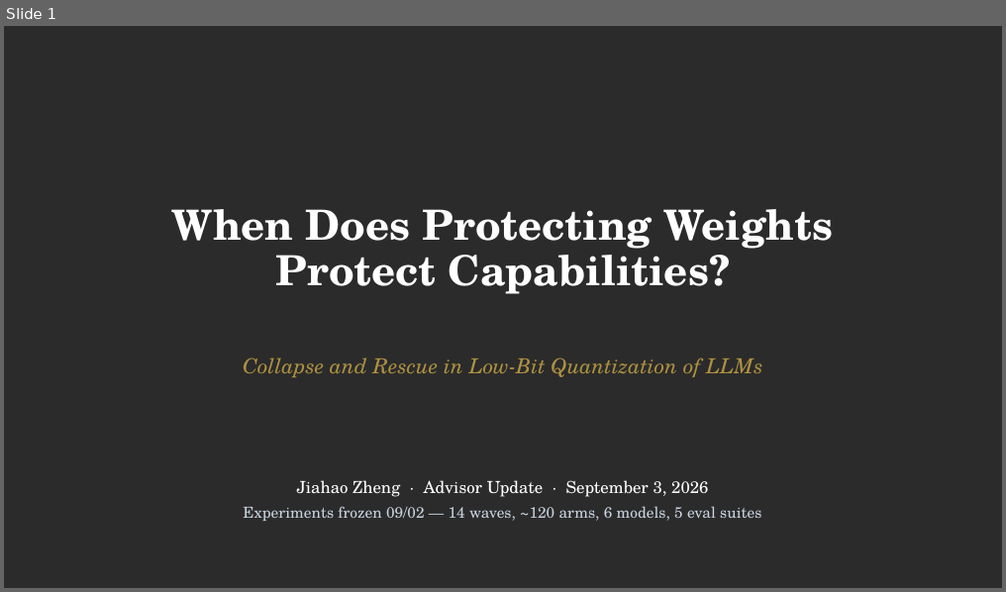
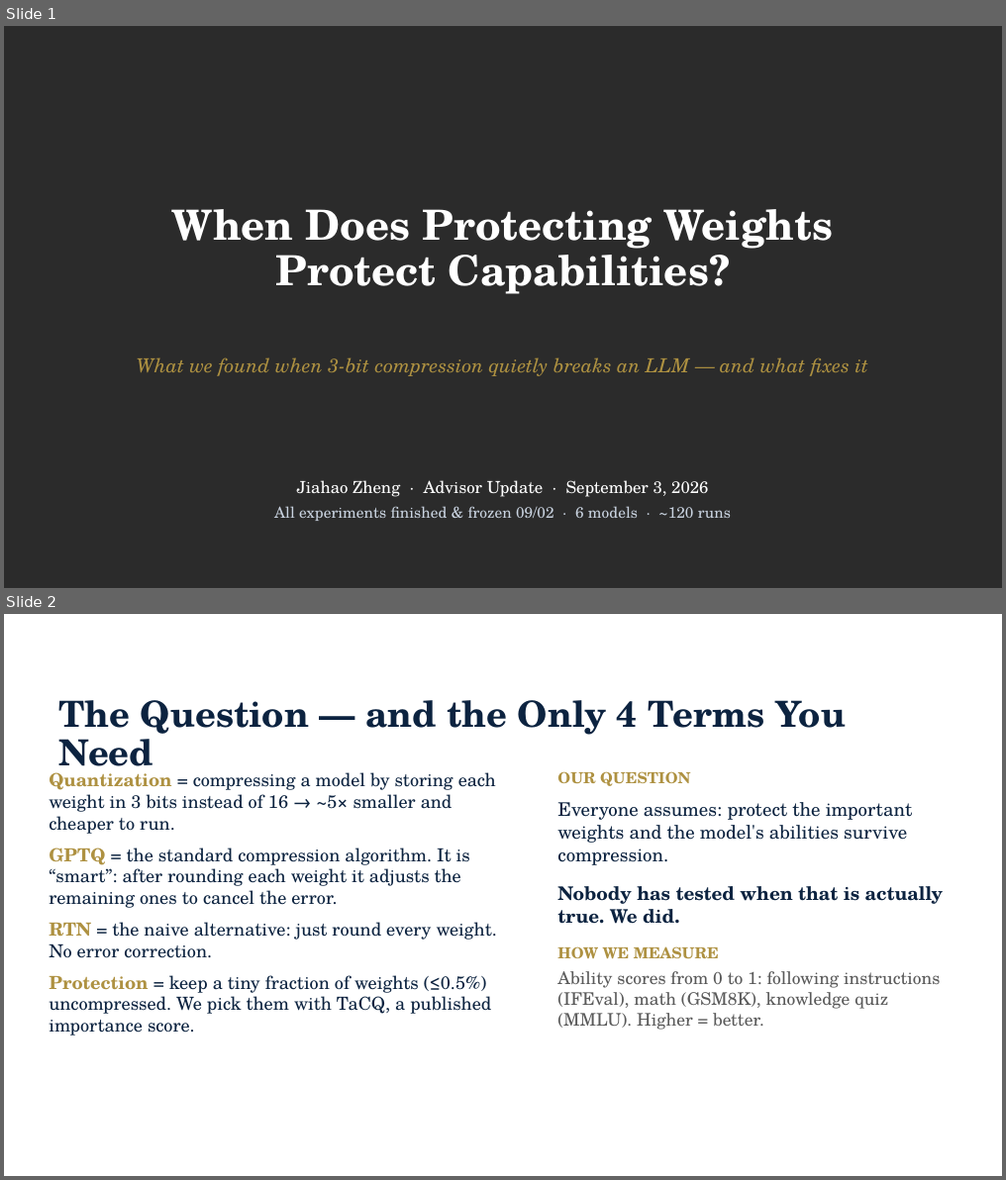
Before and after one commit to JiahaoZheng24/Instruction-Following-Attention-Head-Sensitive, a slide deck: paper/IFH_advisor_update_2026-09-03.pptx. Shown one above the other, each under a label of ours: slide 1 before the commit, slides 1 and 2 after it. The pictures are 1006x592 and 1006x1180 pixels, drawn with LibreOffice and Linux fonts; fonts in the diff are those of the drawing; background and template pictures are left out; a plain dark background stands for a picture behind light text. Boxes give left, top, right and bottom in pixels: in the first picture for what was removed or moved away, otherwise in the second. Text is boxed around its words. In the diff, an @@ line names an element or a change of style, - is before the commit and + after.

```diff
--- a/paper/IFH_advisor_update_2026-09-03.pptx
+++ b/paper/IFH_advisor_update_2026-09-03.pptx
@@ slide 2 added at (x1=4, y1=614, x2=1002, y2=1176), background picture (left out) @@
@@ subtitle added at (x1=46, y1=629, x2=457, y2=671), 11 pt, text #FFFFFF, bold @@
+BACKGROUND
@@ title added at (x1=58, y1=700, x2=846, y2=778), 26 pt, text #0C2340, bold @@
+The Question — and the Only 4 Terms You Need
@@ text added at (x1=49, y1=772, x2=497, y2=1036), 13 pt, text #0C2340 @@
+Quantization = compressing a model by storing each weight in 3 bits instead of 16 → ~5× smaller and cheaper to run.
+GPTQ = the standard compression algorithm. It is “smart”: after rounding each weight it adjusts the remaining ones to cancel the error.
+RTN = the naive alternative: just round every weight. No error correction.
+Protection = keep a tiny fraction of weights (≤0.5%) uncompressed. We pick them with TaCQ, a published importance score.
@@ text added at (x1=557, y1=771, x2=944, y2=1030), 13.5 pt, text #0C2340 @@
+OUR QUESTION
+Everyone assumes: protect the important weights and the model's abilities survive compression.
+Nobody has tested when that is actually true. We did.
+HOW WE MEASURE
+Ability scores from 0 to 1: following instructions (IFEval), math (GSM8K), knowledge quiz (MMLU). Higher = better.
@@ slide 1 changed as well @@
@@ text at (x1=137, y1=358, x2=868, y2=376): text changed; size 15 to 14 pt @@
-Collapse and Rescue in Low-Bit Quantization of LLMs
+What we found when 3-bit compression quietly breaks an LLM — and what fixes it
@@ text at (x1=274, y1=506, x2=731, y2=521): text changed @@
-Experiments frozen 09/02 — 14 waves, ~120 arms, 6 models, 5 eval suites
+All experiments finished & frozen 09/02 · 6 models · ~120 runs
```
Also in this commit, not shown: 8 other slides added, 14 slides removed.
